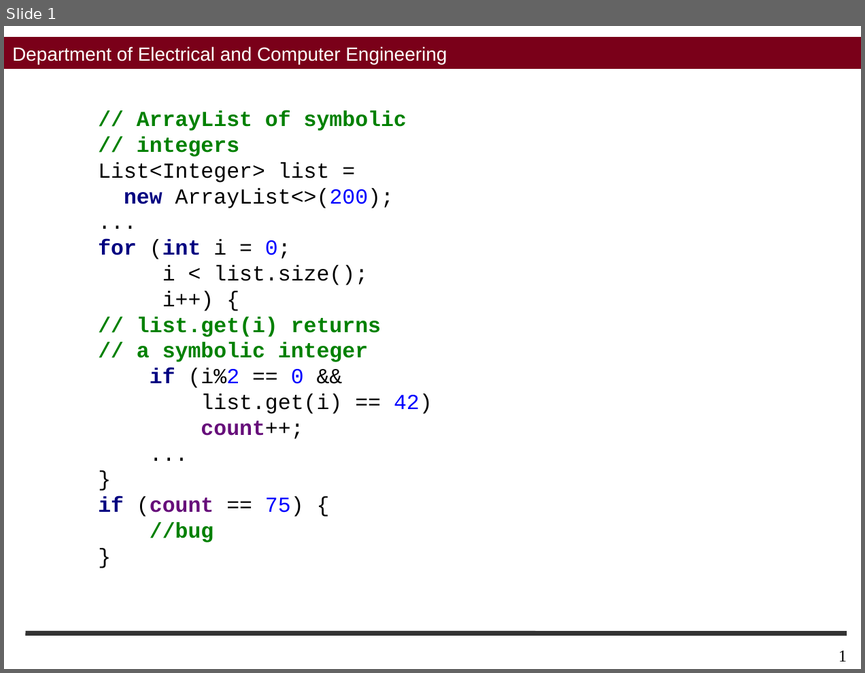
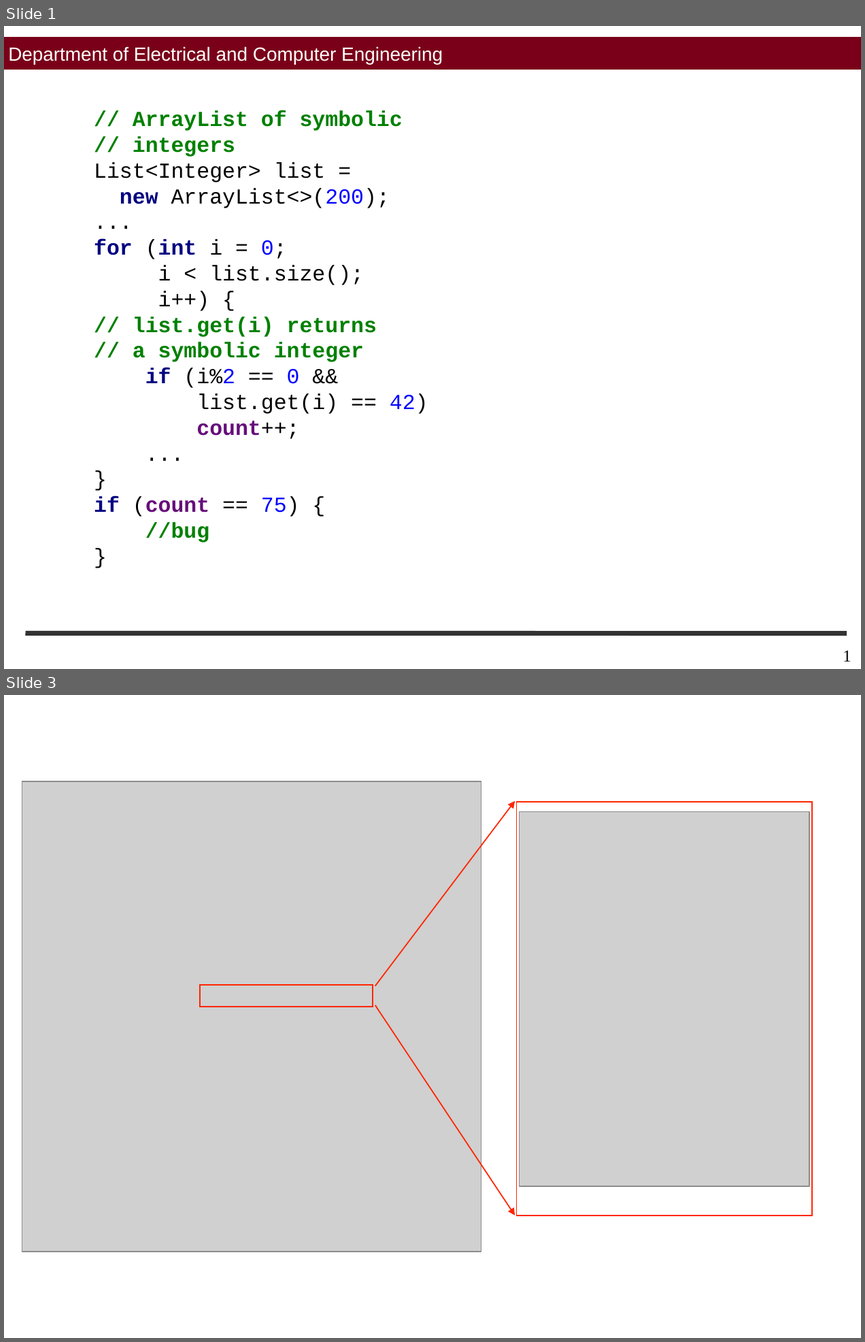
Before and after one commit to sohah/ISSTA-Veritesting, a slide deck: figures/Figures.pptx. Shown one above the other, each under a label of ours: slide 1 before the commit, slides 1 and 3 after it; the slides between them are not shown. The pictures are 865x673 and 865x1342 pixels, drawn with LibreOffice and Linux fonts; fonts in the diff are those of the drawing; grey boxes stand for pictures; background and template pictures are left out. Boxes give left, top, right and bottom in pixels: in the first picture for what was removed or moved away, otherwise in the second. Text is boxed around its words. In the diff, an @@ line names an element or a change of style, - is before the commit and + after.

Commit message:
adding figure pptx

```diff
--- a/figures/Figures.pptx
+++ b/figures/Figures.pptx
@@ slide 3 added at (x1=4, y1=695, x2=861, y2=1338), background #FFFFFF @@
@@ picture added at (x1=22, y1=781, x2=481, y2=1252) @@
@@ arrow added from (375, 985) to (515, 801), #FF2600 1 pt @@
@@ rectangle added at (x1=516, y1=802, x2=812, y2=1216), outline #FF2600 1 pt @@
@@ picture added at (x1=519, y1=811, x2=808, y2=1186) @@
@@ rectangle added at (x1=201, y1=985, x2=373, y2=1006), outline #FF2600 1 pt @@
@@ arrow added from (375, 1005) to (515, 1215), #FF2600 1 pt @@
@@ slide 1 changed as well @@
@@ rectangle "Department of Electrical and Computer ..." at (x1=4, y1=37, x2=861, y2=69): more space between paragraphs; outline #7A0019 0 pt to #7A0019 0.25 pt @@
@@ text "// ArrayList of symbolic" moved from (x1=98, y1=111, x2=432, y2=542) to (x1=94, y1=111, x2=428, y2=542) @@
@@ page number moved from (x1=838, y1=650, x2=847, y2=661) to (x1=842, y1=650, x2=851, y2=661) @@
```
Also in this commit, not shown: 3 other slides changed.
